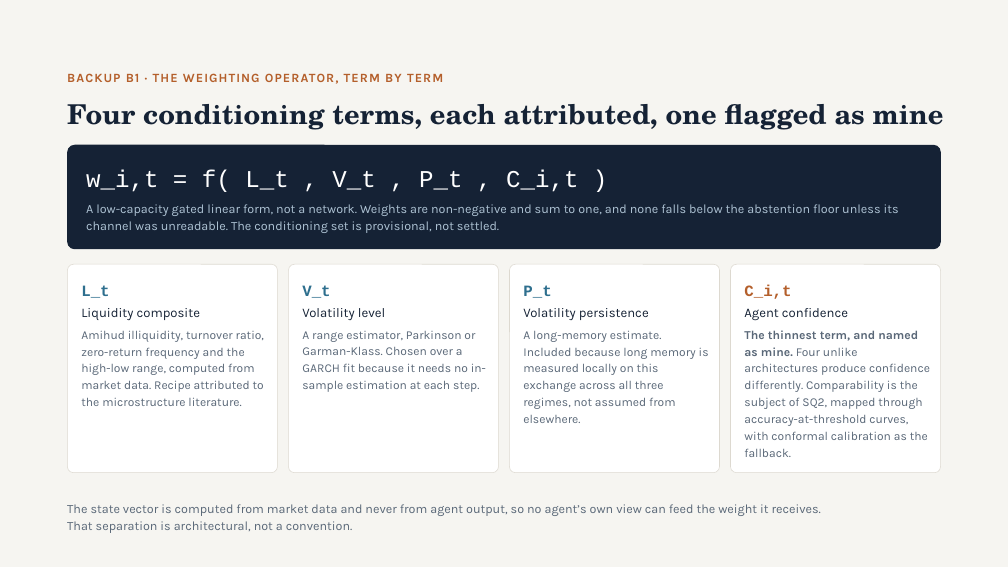
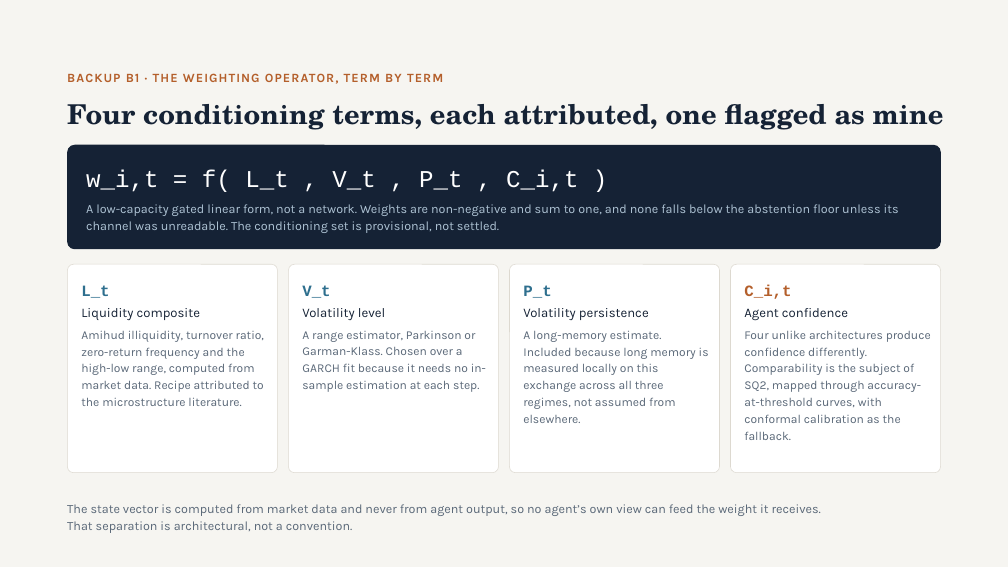
Before and after one commit to Shaahid02/my-obsidian-vault, a slide deck: slide 27 of FYP/Project Proposal/PP Deck 2026-11-05.pptx. Drawn at 1008x567 pixels with LibreOffice and Linux fonts; fonts in the diff are those of the drawing. Boxes give left, top, right and bottom in pixels: in the first picture for what was removed or moved away, otherwise in the second. Text is boxed around its words. In the diff, an @@ line names an element or a change of style, - is before the commit and + after.

```diff
--- a/FYP/Project Proposal/PP Deck 2026-11-05.pptx
+++ b/FYP/Project Proposal/PP Deck 2026-11-05.pptx
@@ text at (744,331,931,440): text changed @@
-The thinnest term, and named as mine. Four unlike architectures produce confidence differently. Comparability is the subject of SQ2, mapped through accuracy-at-threshold curves, with conformal calibration as the fallback.
+Four unlike architectures produce confidence differently. Comparability is the subject of SQ2, mapped through accuracy-at-threshold curves, with conformal calibration as the fallback.
```
Also in this commit, not shown: 17 other slides changed, 1 other file.
